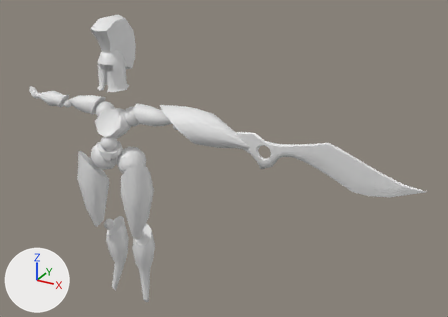
The glTF model assets/meshes/enemies/knight.glb as it was, and as the next commit left it.
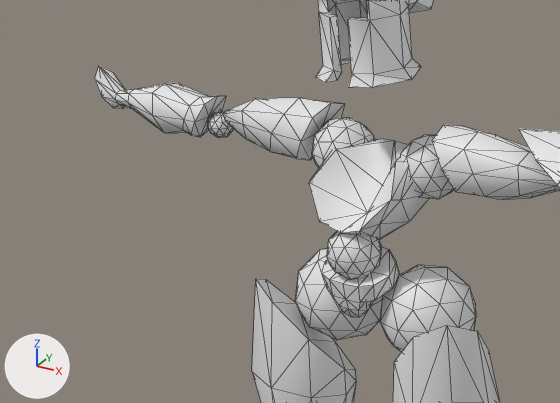
Old and new are each drawn whole from a camera (50 mm lens) standing at (14.39, -17.08, 8.94) and looking at (4.13, 1.57, -0.38) and again close up on the part from 0% to 38% of the width and 21% to 60% of the height. Every picture has the same lights, and +X, +Y and +Z are marked at lower left. The close-ups show mesh edges as thin lines. Vertices at the same position are counted once.

The first close-up shows 'Knight'.
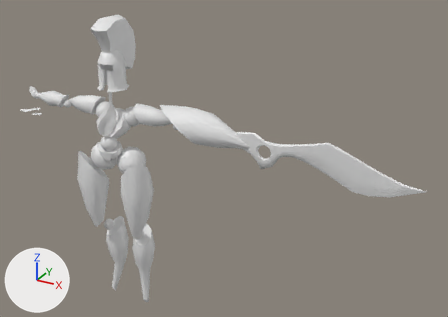
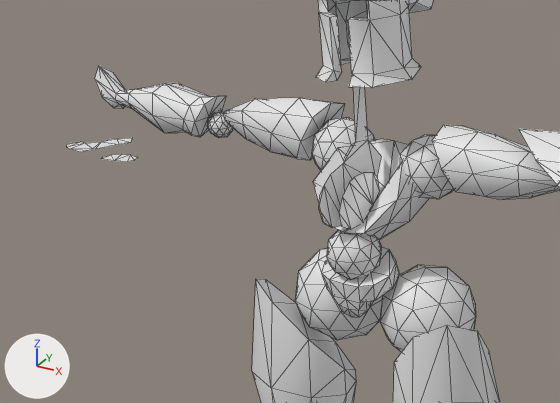
Changed parts and their boxes (x1, y1, x2, y2) in the close-ups (560 x 403 px):
'Knight', reshaped: before (95, 0, 560, 403); after (67, 0, 560, 403)
part 1 of me_knight, added: after (67, 138, 132, 152)
part 2 of me_knight, added: after (319, 87, 381, 228)
part 3 of me_knight, added: after (346, 0, 367, 49)
part 4 of me_knight, built on: before (309, 127, 429, 240); after (102, 127, 429, 240)

The change in detail:
me_knight is used by ob_knight; location (0.0, 0.0, 0.0).
me_knight had 1040 vertices, 1976 faces and spanned x -4.6..11.7, y -0.5..1.6, z -7.5..4.7.
me_knight now has 1110 vertices, 2036 faces and spans x -5.1..11.7, y -0.5..1.6, z -7.5..4.7.
me_knight part 1: a new loose piece of 18 vertices spanning x -5.1..-4.4, y 0.4..1.2, z 0.3.
me_knight part 2: a new loose piece of 17 vertices spanning x -0.1, y -0.4..0.7, z 0.3..2.3.
me_knight part 3: a new loose piece of 14 vertices spanning x 0.0, y 0.2..1.0, z 2.1..3.1.
Part 4, on me_knight:
2 vertices are removed from x -0.4..0.4, y 0.3, z 1.1.
24 faces are deleted.
4 vertices in x -0.6..0.6, y -0.2..0.0, z 0.4..0.8 move by (0.0, 0.1, -0.1).
3 vertices in x -0.4..0.4, y -0.2..0.0, z 0.3..0.4 move by (0.0, 0.1, 0.0).
6 vertices move from x -0.7..0.7, y 0.1..0.4, z 0.7..1.1 to x -0.7..0.7, y 0.3..0.6, z 0.7..1.1.
23 vertices are added at x -4.5..0.5, y -0.3..0.8, z 0.2..1.1.
41 new faces join them.
